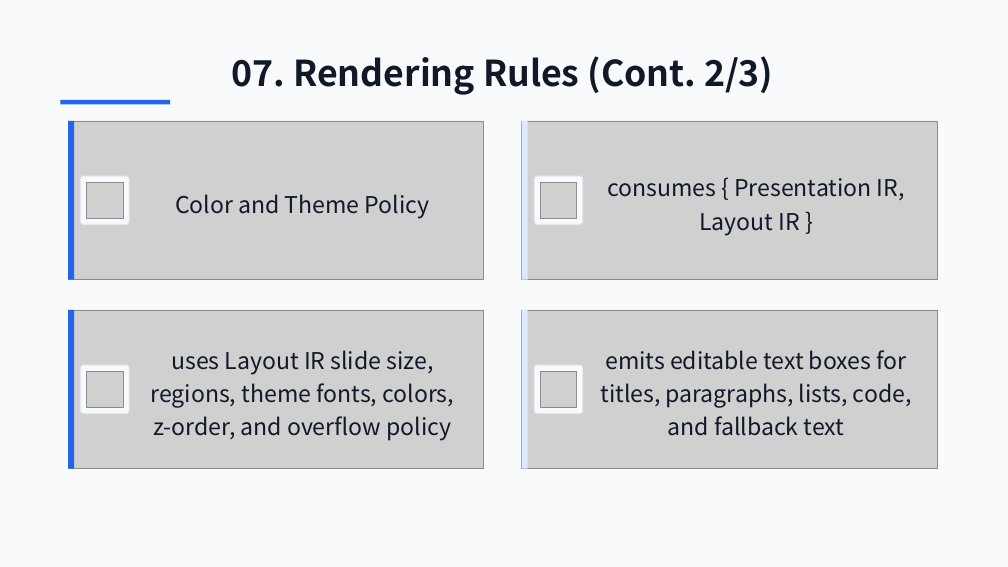
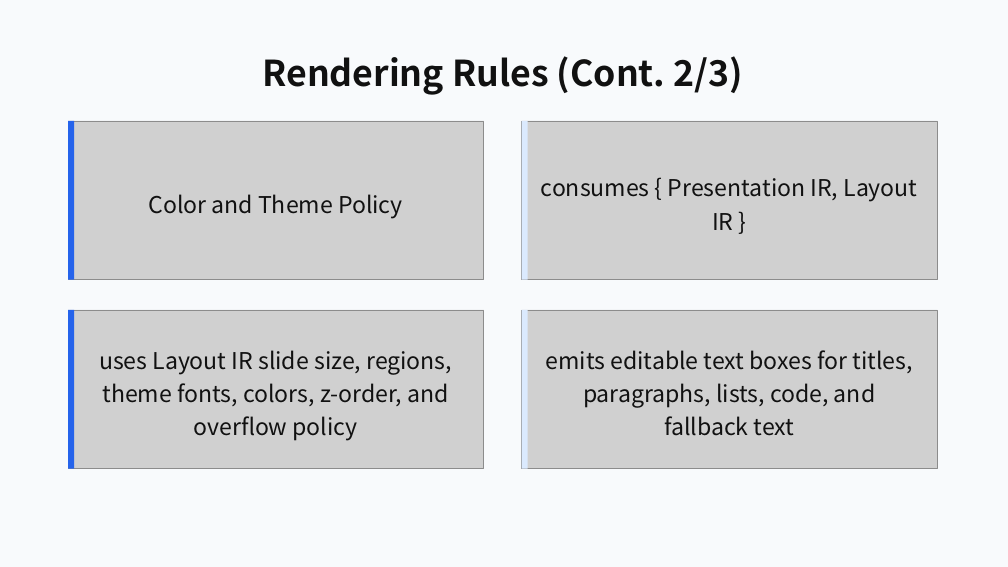
Before and after one commit to ch040602/mdpr-skill, a slide deck: slide 16 of artifacts/mdpr-vs-skill/mdpr-baseline-result.pptx (slide 27 before the commit). Drawn at 1008x567 pixels with LibreOffice and Linux fonts; fonts in the diff are those of the drawing; grey boxes stand for pictures. Boxes give left, top, right and bottom in pixels: in the first picture for what was removed or moved away, otherwise in the second. Text is boxed around its words. In the diff, an @@ line names an element or a change of style, - is before the commit and + after.

```diff
--- a/artifacts/mdpr-vs-skill/mdpr-baseline-result.pptx
+++ b/artifacts/mdpr-vs-skill/mdpr-baseline-result.pptx
@@ text at [263, 56, 742, 95]: text changed; text colour #111827 to #111111 @@
-07. Rendering Rules (Cont. 2/3)
+Rendering Rules (Cont. 2/3)
@@ rectangle removed at [60, 100, 170, 104] @@
@@ rounded rectangle removed at [81, 176, 129, 225] @@
@@ rounded rectangle removed at [535, 176, 583, 225] @@
@@ text "consumes { Presentation IR, Layout ...": place and size @@
-text "consumes { Presentation IR, Layout ..." at [607, 178, 905, 235]
+text "consumes { Presentation IR, Layout ..." at [541, 178, 917, 230]
@@ text "Color and Theme Policy": place and size @@
-text "Color and Theme Policy" at [175, 194, 430, 219]
+text "Color and Theme Policy" at [148, 194, 403, 219]
@@ picture removed at [87, 182, 123, 219] @@
@@ picture removed at [541, 182, 577, 219] @@
@@ text "uses Layout IR slide size, ...": place and size @@
-text "uses Layout IR slide size, ..." at [151, 350, 454, 441]
+text "uses Layout IR slide size, ..." at [99, 350, 452, 441]
@@ text colour #111827 to #111111 in 4 elements at [541, 178, 917, 230], [148, 194, 403, 219], [99, 350, 452, 441], [546, 350, 912, 436] @@
@@ text "emits editable text boxes for ...": place and size @@
-text "emits editable text boxes for ..." at [600, 350, 912, 436]
+text "emits editable text boxes for ..." at [546, 350, 912, 436]
@@ rounded rectangle removed at [81, 365, 129, 414] @@
@@ picture removed at [87, 371, 123, 408] @@
@@ rounded rectangle removed at [535, 365, 583, 414] @@
@@ picture removed at [541, 371, 577, 408] @@
```
Also in this commit, not shown: 32 other slides changed, 2 slides added, 13 slides removed, 22 other files.
